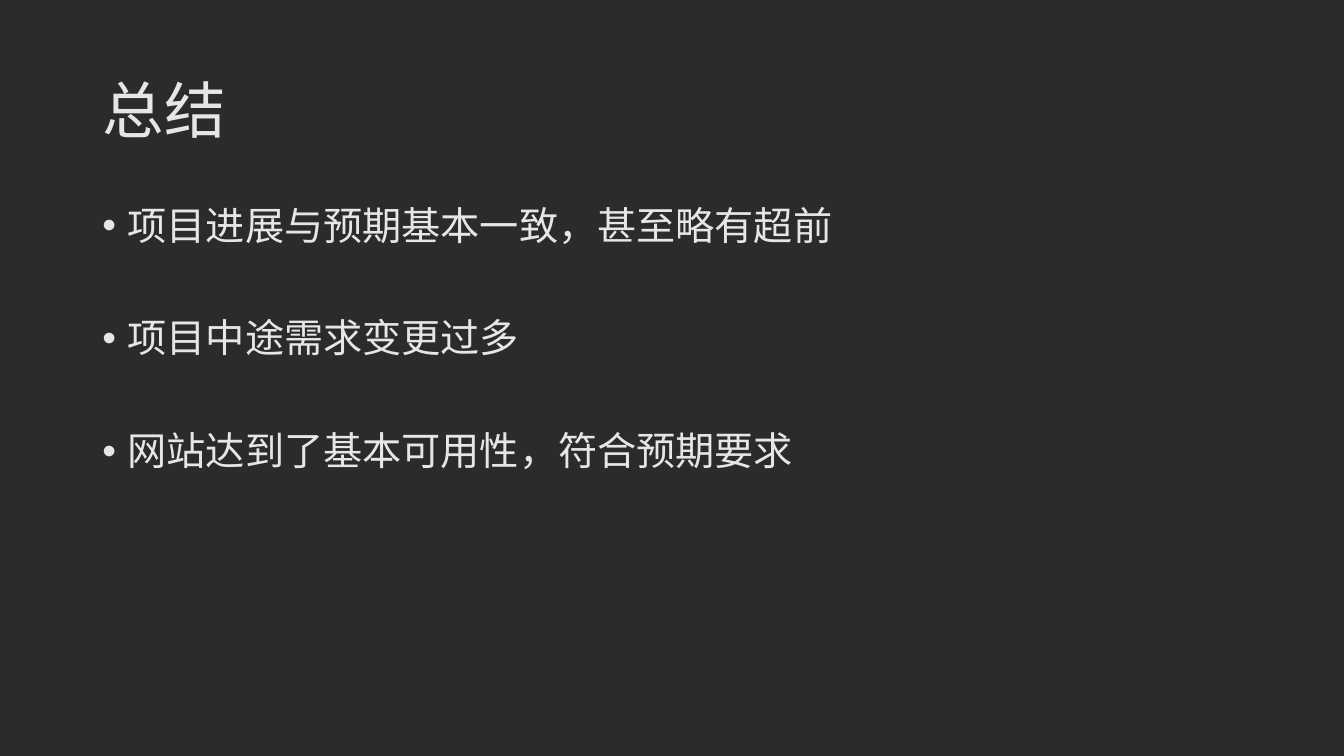
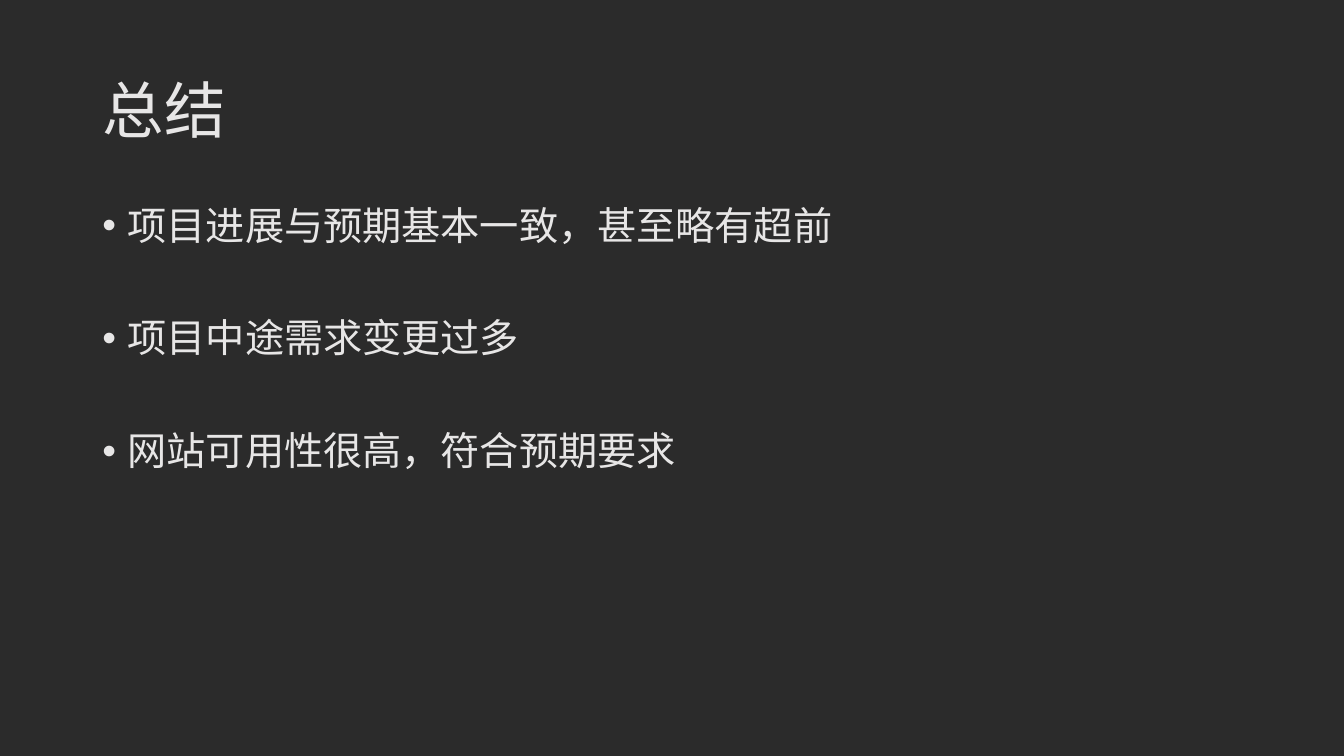
Before and after one commit to orangewgm/P2Pdocument, a slide deck: slide 29 of 20190711答辩ppt.pptx. Drawn at 1344x756 pixels with LibreOffice and Linux fonts; fonts in the diff are those of the drawing; background and template pictures are left out; a plain dark background stands for a picture behind light text. Boxes give left, top, right and bottom in pixels: in the first picture for what was removed or moved away, otherwise in the second. Text is boxed around its words. In the diff, an @@ line names an element or a change of style, - is before the commit and + after.

```diff
--- a/20190711答辩ppt.pptx
+++ b/20190711答辩ppt.pptx
@@ text at (x1=128, y1=432, x2=676, y2=469): text changed @@
-• 网站达到了基本可用性，符合预期要求
+• 网站可用性很高，符合预期要求
```
Also in this commit, not shown: 2 other slides changed.
